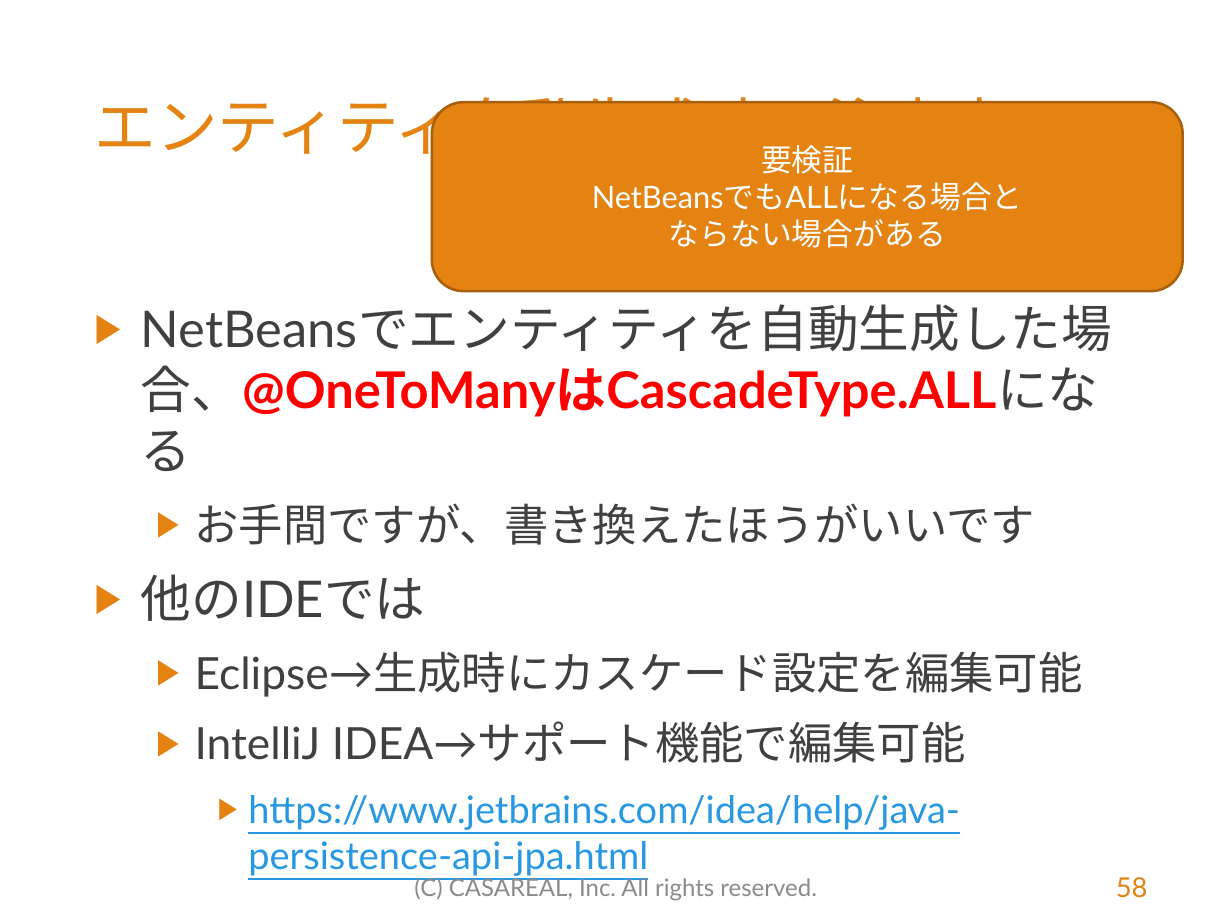
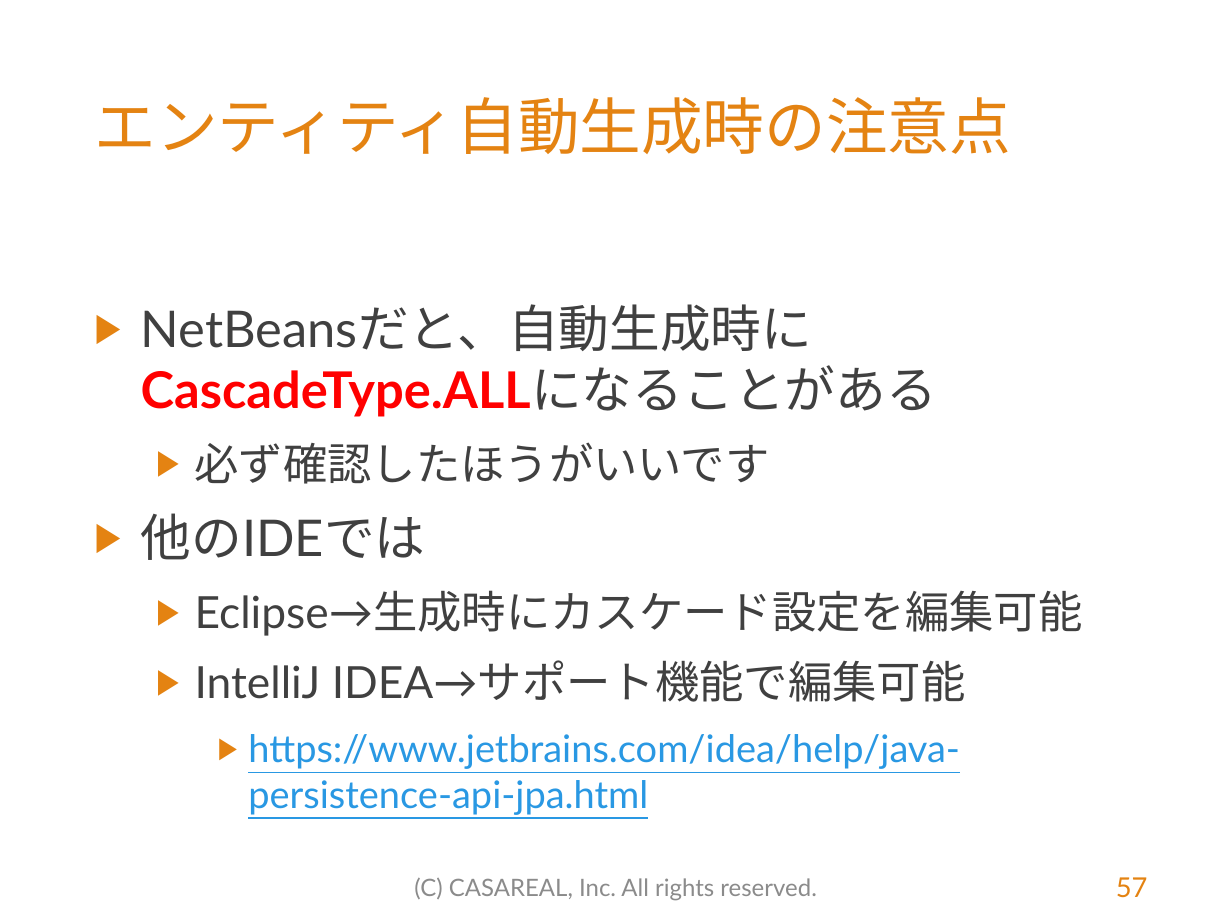
Before and after one commit to MasatoshiTada/hamaru-jpa-light, a slide deck: slide 57 of src/main/resources/はまる！JPA（初学者向けライト版）.pptx (slide 58 before the commit). Drawn at 1232x924 pixels with LibreOffice and Linux fonts; fonts in the diff are those of the drawing; background and template pictures are left out. Boxes give left, top, right and bottom in pixels: in the first picture for what was removed or moved away, otherwise in the second. Text is boxed around its words. In the diff, an @@ line names an element or a change of style, - is before the commit and + after.

```diff
--- a/src/main/resources/はまる！JPA（初学者向けライト版）.pptx
+++ b/src/main/resources/はまる！JPA（初学者向けライト版）.pptx
@@ rounded rectangle removed at <box>432,102,1183,291</box> @@
-要検証
-NetBeansでもALLになる場合と
-ならない場合がある
@@ text at <box>141,304,937,484</box>: text changed @@
-▶ NetBeansでエンティティを自動生成した場合、@OneToManyはCascadeType.ALLになる
-  ▶ お手間ですが、書き換えたほうがいいです
+▶ NetBeansだと、自動生成時にCascadeType.ALLになることがある
+  ▶ 必ず確認したほうがいいです
@@ page number at <box>1116,877,1148,898</box>: text changed @@
-58
+57
```
Also in this commit, not shown: 24 other slides changed, 5 slides removed, 3 other files.
